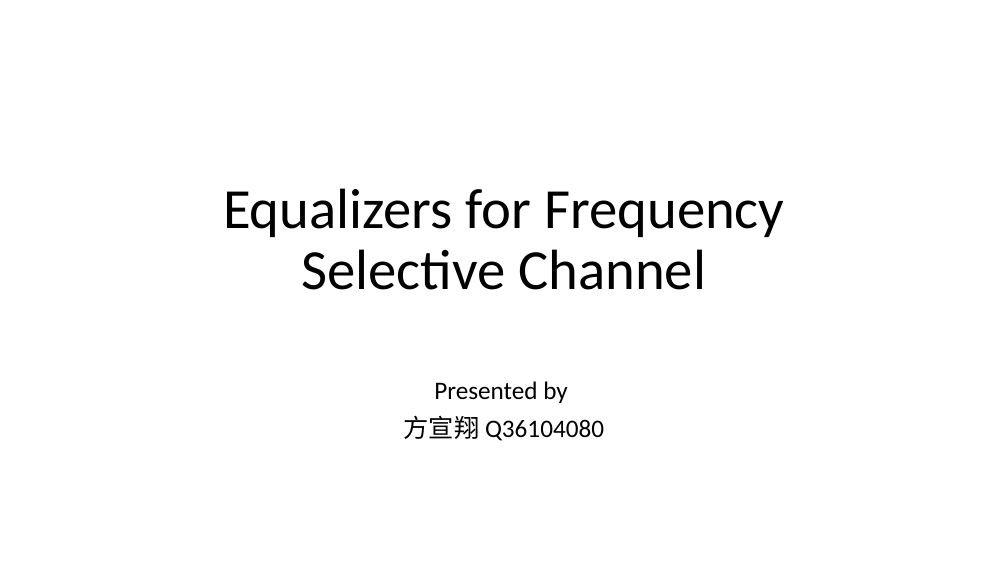
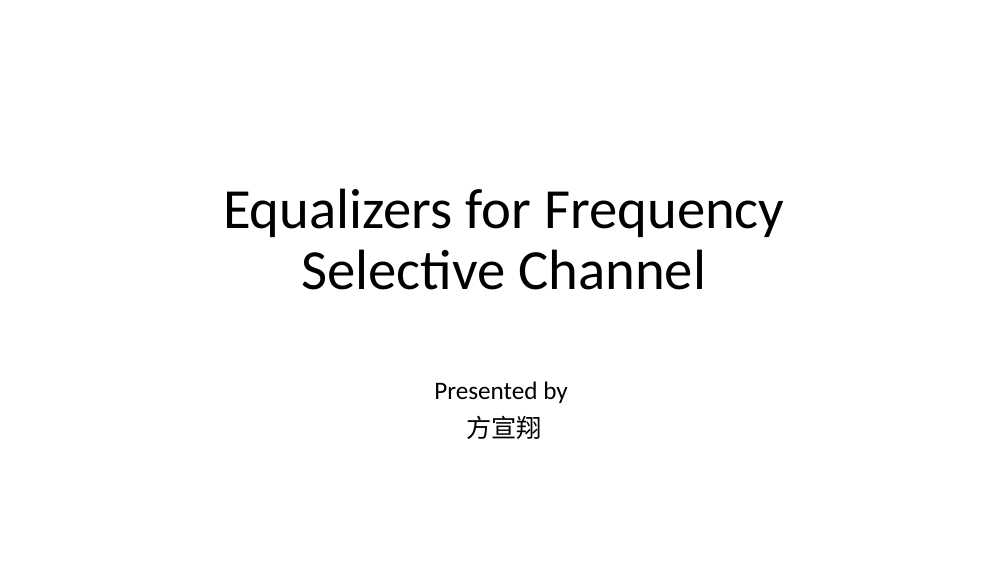
Before and after one commit to Sam-Fang123/Communication-System-Simulation, a slide deck: slide 1 of channel equalization/channel equalization report.pptx. Drawn at 1008x567 pixels with LibreOffice and Linux fonts; fonts in the diff are those of the drawing. Boxes give left, top, right and bottom in pixels: in the first picture for what was removed or moved away, otherwise in the second. Text is boxed around its words. In the diff, an @@ line names an element or a change of style, - is before the commit and + after.

```diff
--- a/channel equalization/channel equalization report.pptx
+++ b/channel equalization/channel equalization report.pptx
@@ subtitle at bbox=[466, 415, 542, 439]: text changed @@
-方宣翔 Q36104080
+方宣翔
```
Also in this commit, not shown: 20 other files.
